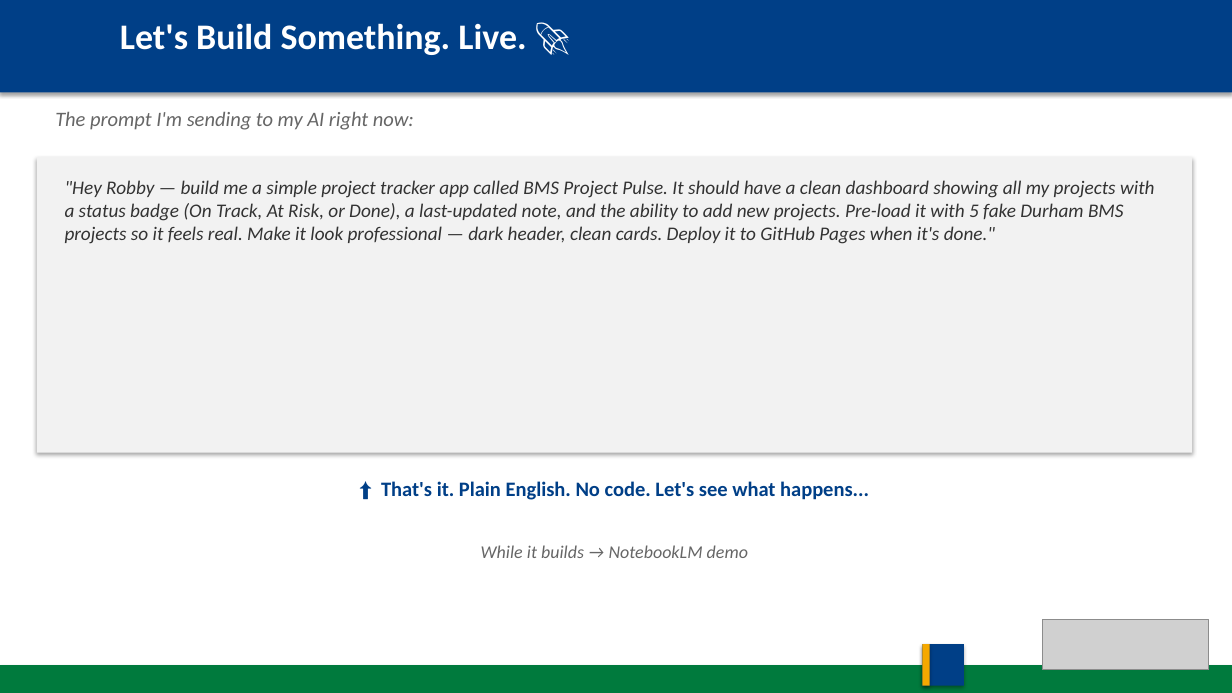
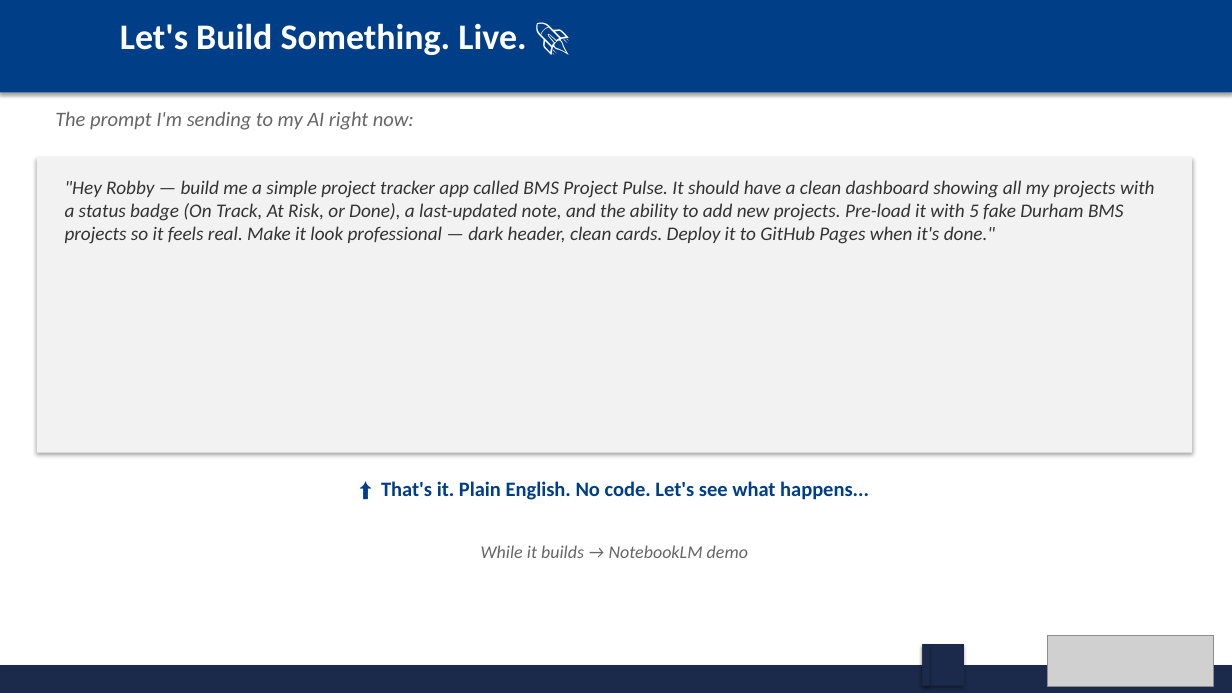
Before and after one commit to scottdcarlson/bms-project-pulse, a slide deck: slide 4 of BMS_AI_Presentation.pptx. Drawn at 1232x693 pixels with LibreOffice and Linux fonts; fonts in the diff are those of the drawing; grey boxes stand for pictures. Boxes give left, top, right and bottom in pixels: in the first picture for what was removed or moved away, otherwise in the second. Text is boxed around its words. In the diff, an @@ line names an element or a change of style, - is before the commit and + after.

```diff
--- a/BMS_AI_Presentation.pptx
+++ b/BMS_AI_Presentation.pptx
@@ rectangle at <box>922,644,964,686</box>: fill #003F87 to #1B2A4A @@
@@ rectangle at <box>922,644,930,686</box>: fill #F5A800 to #1B2A4A @@
@@ picture: place and size @@
-picture at <box>1043,619,1209,670</box>
+picture at <box>1047,636,1214,687</box>
@@ rectangle at <box>0,665,1232,693</box>: fill #007A3D to #1B2A4A @@
```
Also in this commit, not shown: 7 other slides changed, 4 other files.
